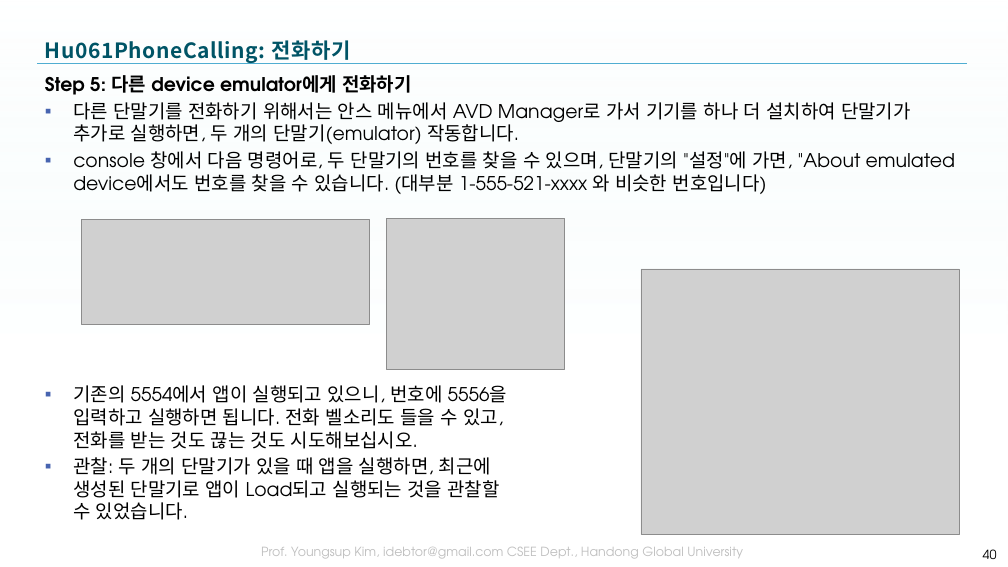
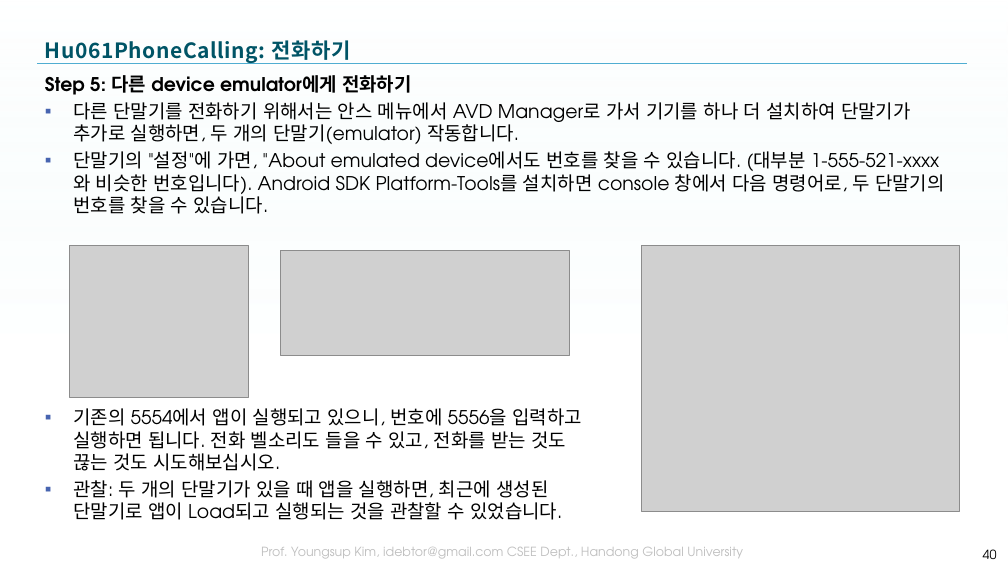
Before and after one commit to tae7841/HuStarAS, a slide deck: slide 40 of ppts/06Service.pptx. Drawn at 1008x567 pixels with LibreOffice and Linux fonts; fonts in the diff are those of the drawing; grey boxes stand for pictures; background and template pictures are left out. Boxes give left, top, right and bottom in pixels: in the first picture for what was removed or moved away, otherwise in the second. Text is boxed around its words. In the diff, an @@ line names an element or a change of style, - is before the commit and + after.

```diff
--- a/ppts/06Service.pptx
+++ b/ppts/06Service.pptx
@@ text at (73,151,945,214): text changed @@
-▪ console 창에서 다음 명령어로, 두 단말기의 번호를 찾을 수 있으며, 단말기의 "설정"에 가면, "About emulated device에서도 번호를 찾을 수 있습니다. (대부분 1-555-521-xxxx 와 비슷한 번호입니다)
+▪ 단말기의 "설정"에 가면, "About emulated device에서도 번호를 찾을 수 있습니다. (대부분 1-555-521-xxxx 와 비슷한 번호입니다). Android SDK Platform-Tools를 설치하면 console 창에서 다음 명령어로, 두 단말기의 번호를 찾을 수 있습니다.
@@ picture: place and size @@
-picture at (386,218,565,369)
+picture at (70,246,248,397)
@@ picture: place and size @@
-picture at (82,220,371,324)
+picture at (281,251,569,355)
@@ picture: place and size @@
-picture at (641,269,960,535)
+picture at (642,246,960,511)
```
Also in this commit, not shown: 1 other slide changed.
